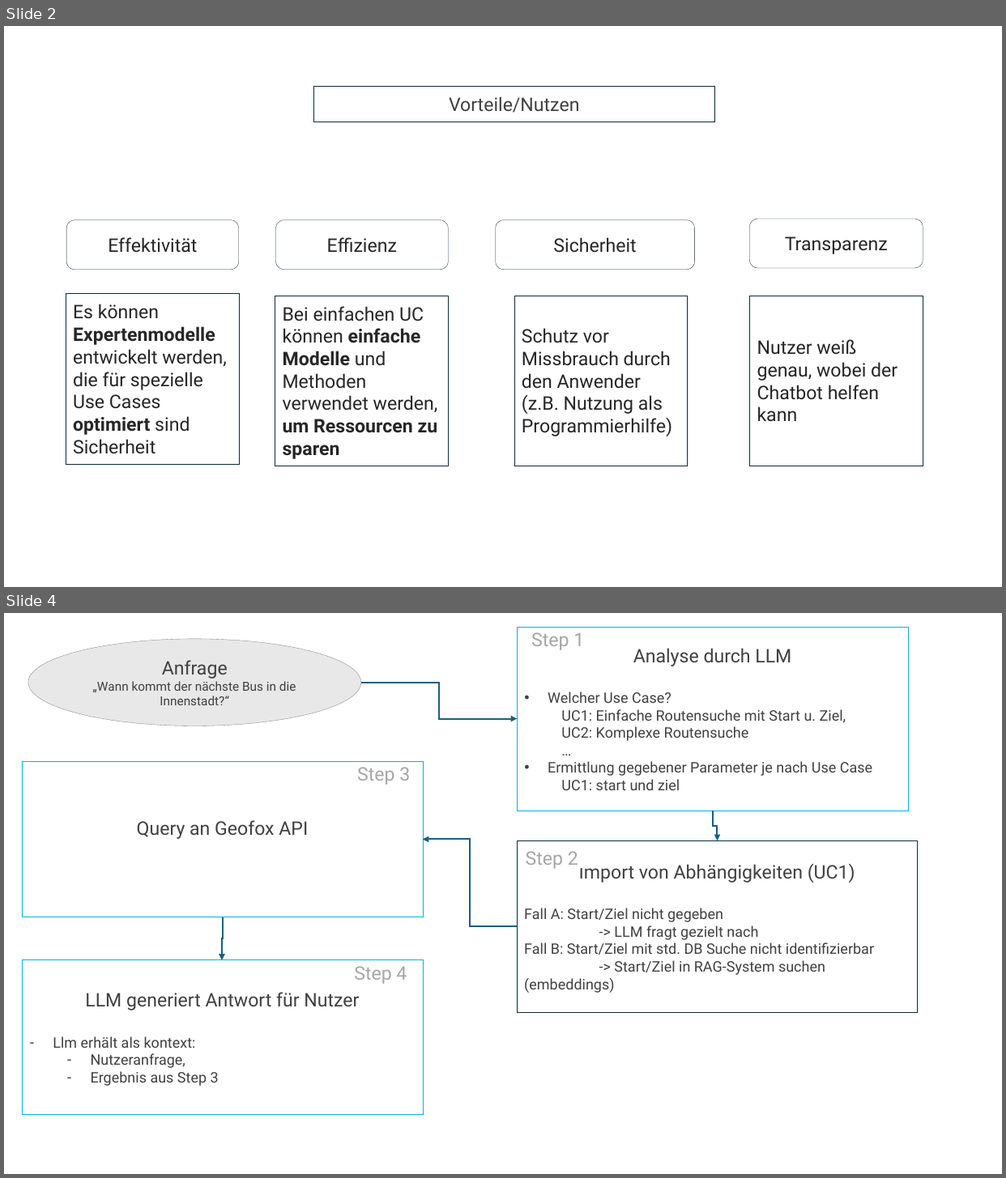
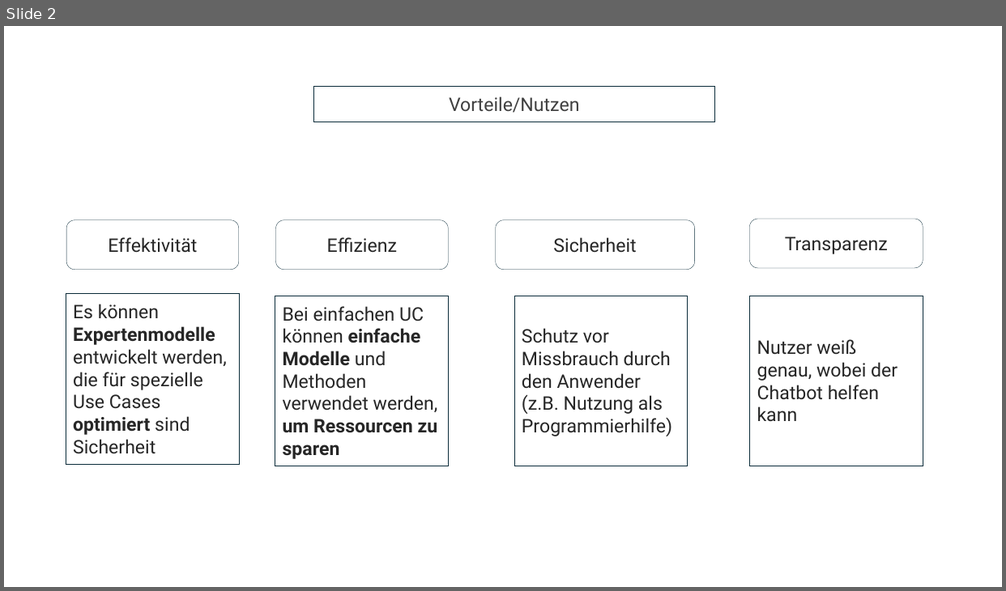
Before and after one commit to consulting-projekt/etc, a slide deck: grafiken.pptx. Shown one above the other, each under a label of ours: slides 2 and 4 before the commit, slide 2 after it; the slides between them are not shown. The pictures are 1006x1178 and 1006x591 pixels, drawn with LibreOffice and Linux fonts; fonts in the diff are those of the drawing. Boxes give left, top, right and bottom in pixels: in the first picture for what was removed or moved away, otherwise in the second. Text is boxed around its words. In the diff, an @@ line names an element or a change of style, - is before the commit and + after.

```diff
--- a/grafiken.pptx
+++ b/grafiken.pptx
@@ slide 4 removed at <box>4,613,1002,1174</box>, background #FFFFFF @@
@@ rectangle removed at <box>517,627,908,811</box> @@
-Analyse durch LLM
-• Welcher Use Case?
-  UC1: Einfache Routensuche mit Start u. Ziel,
-  UC2: Komplexe Routensuche
-  …
-• Ermittlung gegebener Parameter je nach Use Case
-  UC1: start und ziel
@@ text removed at <box>531,632,584,650</box> @@
-Step 1
@@ ellipse removed at <box>28,639,361,726</box> @@
-Anfrage
-„Wann kommt der nächste Bus in die Innenstadt?“
@@ elbow arrow removed from (361, 683) to (517, 718) @@
@@ rectangle removed at <box>22,762,423,917</box> @@
-Query an Geofox API
@@ text removed at <box>357,767,410,785</box> @@
-Step 3
@@ elbow arrow removed from (713, 811) to (718, 841) @@
@@ elbow arrow removed from (517, 926) to (423, 839) @@
@@ rectangle removed at <box>517,841,918,1012</box> @@
-Import von Abhängigkeiten (UC1)
-Fall A: Start/Ziel nicht gegeben
--> LLM fragt gezielt nach
-Fall B: Start/Ziel mit std. DB Suche nicht identifizierbar
--> Start/Ziel in RAG-System suchen (embeddings)
@@ text removed at <box>526,851,578,869</box> @@
-Step 2
@@ elbow arrow removed from (224, 918) to (222, 960) @@
@@ rectangle removed at <box>22,960,423,1114</box> @@
-LLM generiert Antwort für Nutzer
-– Llm erhält als kontext:
-  – Nutzeranfrage,
-  – Ergebnis aus Step 3
@@ rectangle removed at <box>347,963,420,983</box> @@
-Step 4
```
Also in this commit, not shown: 1 slide changed.
